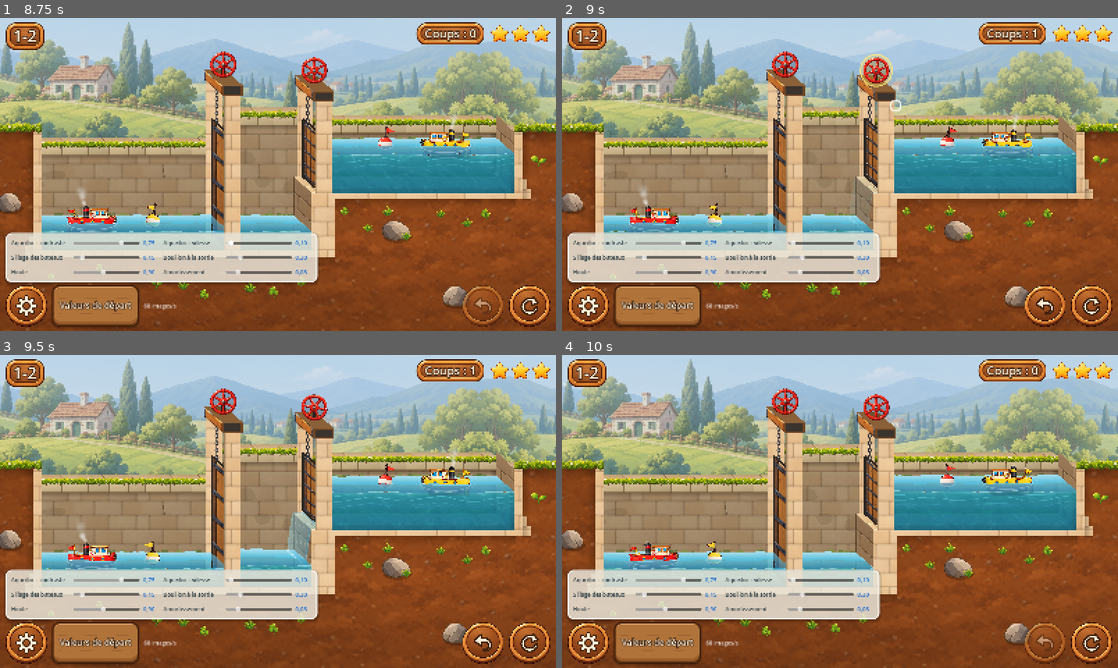
Above: before the commit, frames 1-4 (two rows, left to right).
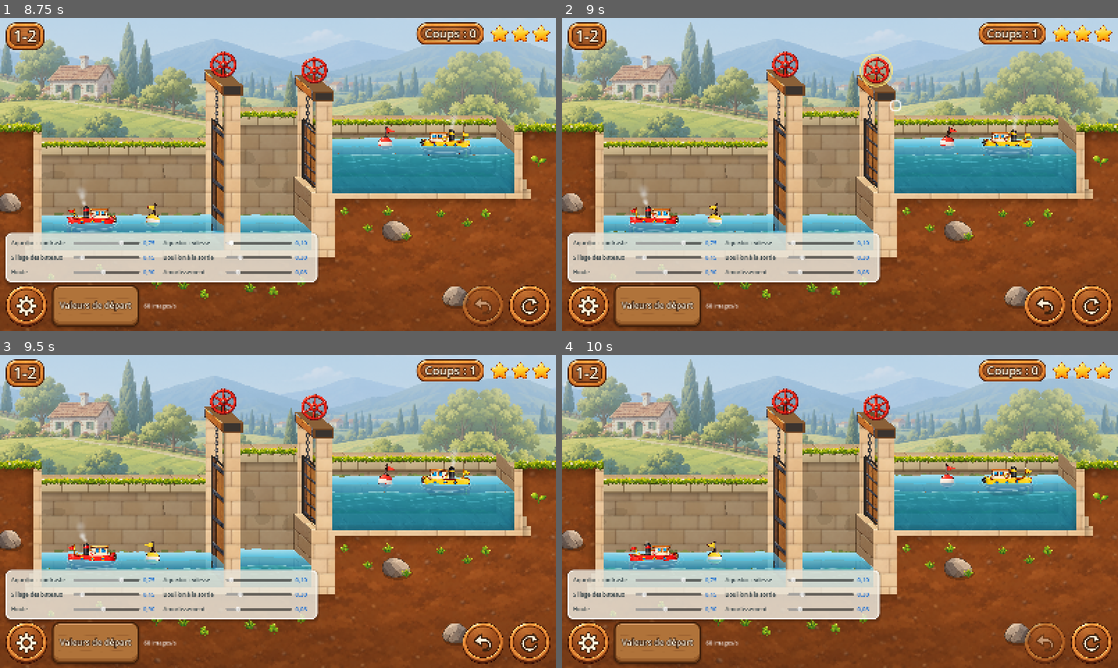
Above: after the commit, the same moments.

Repository: VincentDebaty/station
Game: Godot game, scene res://principal.tscn
Two runs of this game, one before a commit and one after it. Both use one fixed random seed, a clock stepped at 60 frames per second and the inputs below.
Inputs (mouse positions are in pixels of both pictures, inside the frame that each line leads up to):
- Up to frame 1 (8.75 s): click (528, 305) at 0.5 s; click (27, 305) at 1.25 s; click "Valeurs de départ" at 2 s; click (528, 305) at 2.75 s; click (27, 305) at 3.52 s; click (528, 305) at 4.25 s; click (27, 305) at 5 s; click "Valeurs de départ" at 5.75 s; click "Valeurs de départ" at 6.5 s; move the mouse to (400, 158) at 7.27 s; click (400, 158) at 7.42 s; drag from (166, 190) to (250, 237) at 8.02 s
- Up to frame 2 (9 s): move the mouse to (895, 105) at 8.77 s; click (895, 105) at 8.92 s
- Up to frame 3 (9.5 s): no input
- Up to frame 4 (10 s): click (1045, 642) at 9.5 s

Frame 1 is identical in both runs. In frame 2, 0.3% of the frame differs, in the area x 44-93%, y 12-69%; in frame 3, 1.0%, in the area x 45-91%, y 12-68%; in frame 4, nothing differs.

Commit message:
La porte monte très lentement tant que l'eau passe, sans blocage
Vincent : « le blocage me gêne ; la porte doit s'ouvrir très lentement
jusqu'à ce que les deux bassins soient au même niveau ».

Au doigt maintenu (1-1, 1-2) : tant que les eaux diffèrent, la porte monte
sans s'arrêter, très lentement (0,1 d'ouverture par seconde : à mi-course
quand l'eau est à niveau) ; ensuite elle file en haut. Plus de roue qui
force. Le débit croît avec l'ouverture jusqu'à 0,4 puis reste fort ; le sas
du 1-1 se remplit en 5 s environ.

Vérifié sur film : le 1-1 (3 étoiles en 3 coups) et le 1-2 jusqu'au bout.

Co-Authored-By: Claude Opus 5.5 <noreply@anthropic.com>

Diff:
--- a/prototypes/ecluses-godot/principal.gd
+++ b/prototypes/ecluses-godot/principal.gd
@@ -39,28 +39,30 @@
 # Vincent, après le test de sa fille : « chaque action fonctionne avec le
 # doigt maintenu, et s'arrête quand on relâche ». Les portes ont une
 # ouverture de 0 à 1. Tant que le doigt tient la roue (Vincent, 10 octobre
-# 2026, après plusieurs essais) : la porte s'entrouvre, et reste BLOQUÉE
-# entrouverte tant que les deux eaux ne sont pas à niveau — la roue force,
-# l'eau passe dessous à débit régulier ; une fois les eaux à niveau, elle
-# s'ouvre complètement. Relâchée, elle reste où elle est, et l'eau continue
-# de passer si elle est entrouverte. Le bateau ne passe que porte levée et
+# 2026, après plusieurs essais) : tant que les deux eaux ne sont pas à
+# niveau, la porte monte TRÈS LENTEMENT (l'eau pousse sur le vantail) et
+# l'eau passe dessous ; une fois les eaux à niveau, elle s'ouvre vite et
+# complètement. Relâchée, elle reste où elle est, et l'eau continue de
+# passer si elle est entrouverte. Le bateau ne passe que porte levée et
 # eaux égales (la règle du moteur). Chaque appui compte un coup. Un appui
 # continue le mouvement commencé ; une fois la porte au bout de sa course,
 # l'appui suivant la manœuvre dans l'autre sens.
-# (Essayés avant : une porte qui montait d'un seul mouvement pendant que
-# l'eau passait, avec un débit qui croissait avec l'ouverture — Vincent
-# trouvait le flux « lent et constant » et préfère le blocage.)
+# (Essayés avant : une porte qui montait à vitesse ordinaire pendant que
+# l'eau passait, avec un débit qui croissait avec l'ouverture — « lent et
+# constant » ; puis une porte bloquée entrouverte jusqu'au niveau — « le
+# blocage me gêne ».)
 var _continu := false
 var _ouv := []            # l'ouverture de chaque porte, 0..1
 var _sens := []           # le sens du prochain appui, par porte (+1 ouvrir, -1 fermer)
 var _maintien := -1       # la porte tenue, ou -1
 var _a_juger := false     # l'eau s'est-elle posée depuis le dernier geste ?
-const VITESSE_PORTE := 0.85      # par seconde : de fermée à levée en 1,2 s
-# L'eau qui passe sous la porte entrouverte : un volume par seconde régulier,
-# qui ne ralentit qu'à la fin, quand il reste moins de 0,6 unité d'écart. Sur
-# le 1-1, le sas se remplit en 5 s environ. (Porte levée en grand pendant
-# que l'eau passe — par l'autre porte, sur le 1-2 —, le débit est plus fort.)
-const DEBIT := 1.5
+const VITESSE_PORTE := 0.85      # par seconde : de fermée à levée en 1,2 s, eaux à niveau
+const VITESSE_LENTE := 0.1       # par seconde, tant que l'eau passe : 0,5 d'ouverture au niveau
+# L'eau qui passe sous la porte : un volume par seconde qui croît avec
+# l'ouverture jusqu'à 0,4 puis reste fort, et ne ralentit qu'à la fin, quand
+# il reste moins de 0,6 unité d'écart. Sur le 1-1, le sas se remplit en 5 s
+# environ en tenant la roue.
+const DEBIT := 2.0
 var _coule := false       # de l'eau passe sous une porte : ni bulle, ni main
 var _pancarte: Pancarte   # le panneau d'éclusier de fin (pancarte.gd)
 var _lab_num: Label
@@ -980,10 +982,7 @@
 		var i := _maintien
 		var a_niveau := absf(float(etat["niv"][i]) - float(etat["niv"][i + 1])) < 0.01
 		if _sens[i] > 0:
-			# bloquée entrouverte tant que l'eau n'est pas à niveau
-			var limite := 1.0 if a_niveau else maxf(Porte.FENTE, minf(_ouv[i], 1.0))
-			_ouv[i] = minf(_ouv[i] + VITESSE_PORTE * dt, limite)
-			canal.portes[i].force = not a_niveau and _ouv[i] >= Porte.FENTE - 0.001
+			_ouv[i] = minf(_ouv[i] + (VITESSE_PORTE if a_niveau else VITESSE_LENTE) * dt, 1.0)
 		else:
 			_ouv[i] = maxf(_ouv[i] - VITESSE_PORTE * dt, 0.0)
 	# l'eau : sous chaque porte entrouverte, une part de ce qui reste à passer
@@ -1002,7 +1001,7 @@
 			# (une ouverture d'au moins un quart : à peine entrouverte, il faut que
 			# l'eau se voie couler)
 			var o := clampf(_ouv[i], 0.0, 1.0)
-			var part := minf(o / Porte.FENTE, 1.0) * (1.0 + 1.5 * maxf(o - Porte.FENTE, 0.0) / (1.0 - Porte.FENTE))
+			var part := 0.25 + 0.75 * minf(o / 0.4, 1.0)
 			canal.debit_vu[i] = minf(part, 1.0)
 			var q := DEBIT * part * minf(1.0, sqrt(tete / 0.6)) * dt
 			var vide := []
